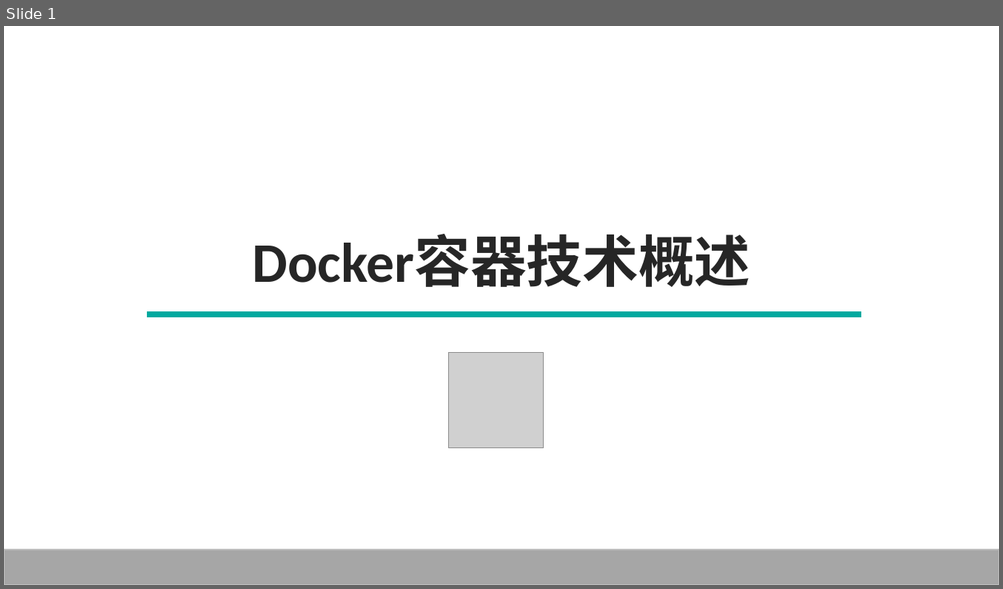
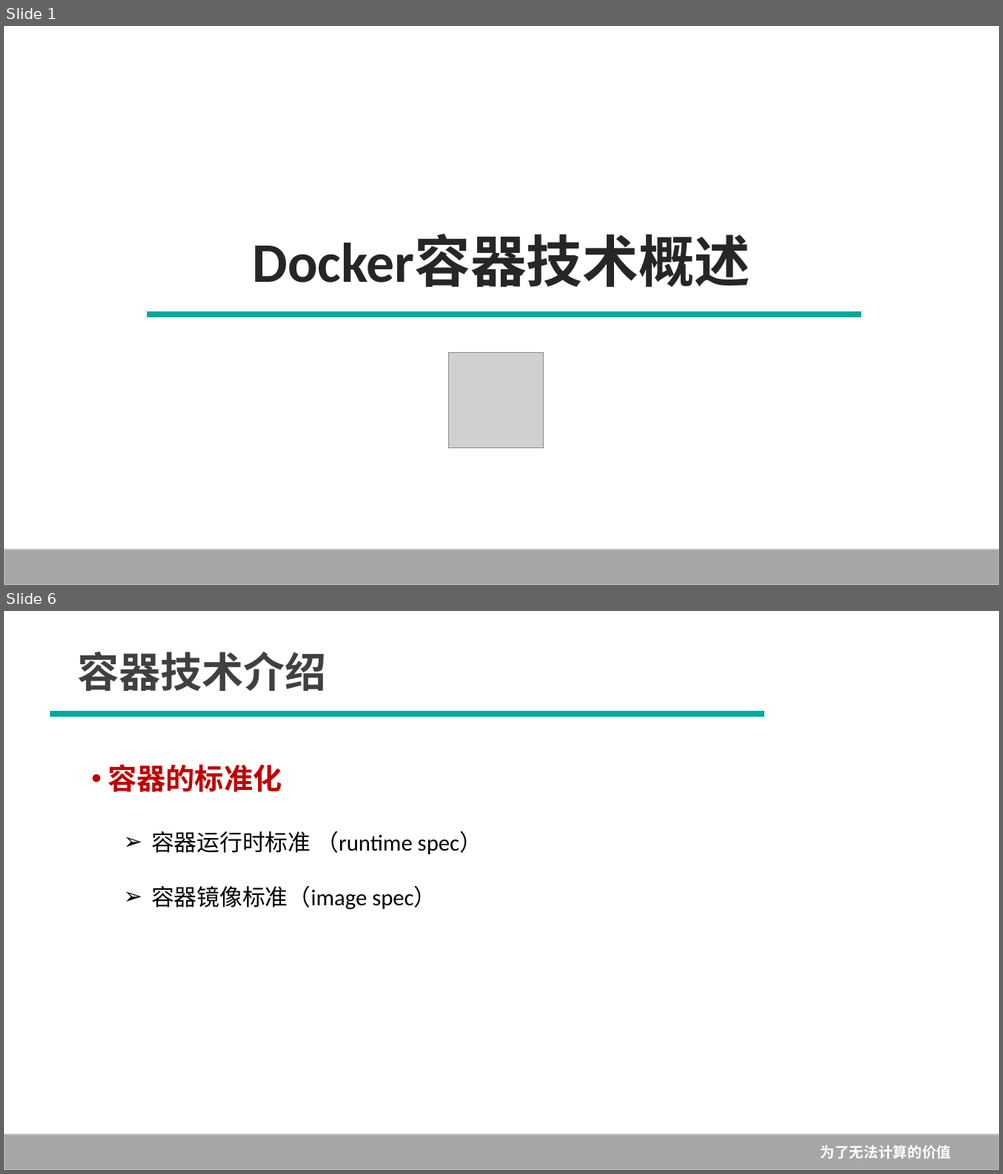
Before and after one commit to Rain-Ricky/TEST1, a slide deck: 1--Docker概述.pptx. Shown one above the other, each under a label of ours: slide 1 before the commit, slides 1 and 6 after it; the slides between them are not shown. The pictures are 1003x589 and 1003x1174 pixels, drawn with LibreOffice and Linux fonts; fonts in the diff are those of the drawing; grey boxes stand for pictures; background and template pictures are left out. Boxes give left, top, right and bottom in pixels: in the first picture for what was removed or moved away, otherwise in the second. Text is boxed around its words. In the diff, an @@ line names an element or a change of style, - is before the commit and + after.

```diff
--- a/1--Docker概述.pptx
+++ b/1--Docker概述.pptx
@@ slide 6 added at (x1=4, y1=611, x2=999, y2=1170), background #FFFFFF @@
@@ text added at (x1=78, y1=652, x2=327, y2=691), 40 pt, text #404040, bold @@
+容器技术介绍
@@ line added from (51, 714) to (764, 714), #00A99F 5.75 pt @@
@@ text added at (x1=108, y1=764, x2=282, y2=792), 28 pt, text #C00000, bold @@
+• 容器的标准化
@@ text added at (x1=151, y1=831, x2=482, y2=910), 22 pt, text #000000 @@
+➢ 容器运行时标准 （runtime spec）
+➢ 容器镜像标准（image spec）
@@ rectangle added at (x1=4, y1=1135, x2=999, y2=1170), fill #A6A6A6, outline #BFBFBF 1 pt, 14 pt, text #FFFFFF, bold @@
+为了无法计算的价值
```
Also in this commit, not shown: 7 slides changed, 11 other slides added, 3 slides removed, 1 other file.
